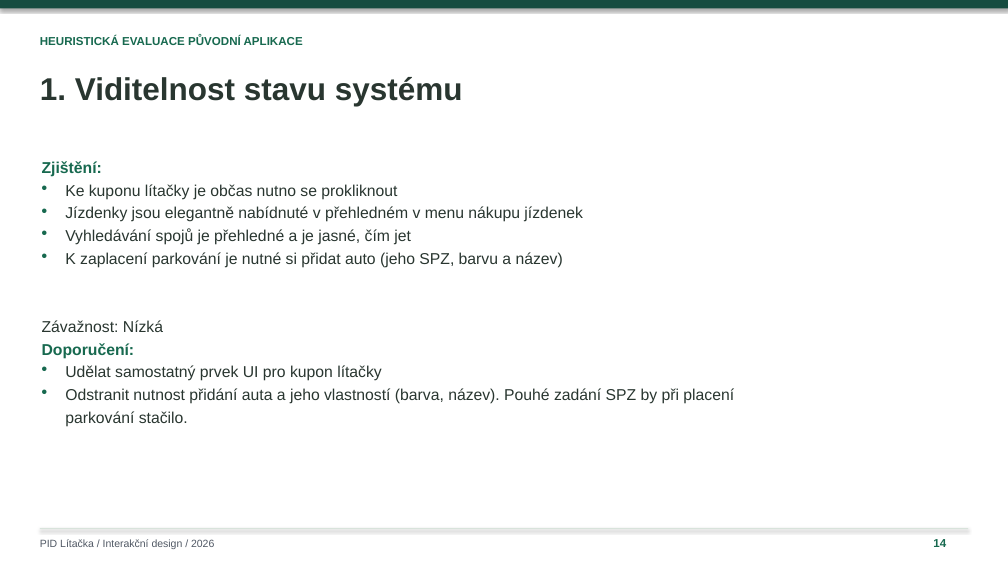
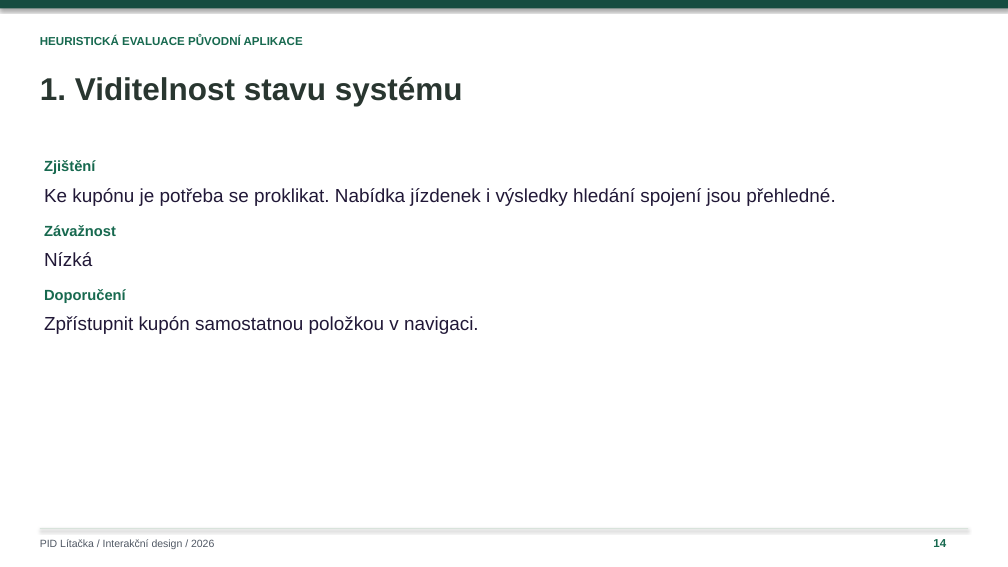
Before and after one commit to ShachPlay/ID_2026, a slide deck: slide 14 of PID-Litacka-Plichta-upravena.pptx. Drawn at 1008x567 pixels with LibreOffice and Linux fonts; fonts in the diff are those of the drawing. Boxes give left, top, right and bottom in pixels: in the first picture for what was removed or moved away, otherwise in the second. Text is boxed around its words. In the diff, an @@ line names an element or a change of style, - is before the commit and + after.

```diff
--- a/PID-Litacka-Plichta-upravena.pptx
+++ b/PID-Litacka-Plichta-upravena.pptx
@@ text at <box>44,160,95,174</box>: text changed; size 15 to 14 pt @@
-Zjištění:
+Zjištění
@@ text removed at <box>42,200,1006,224</box> @@
-•
@@ text at <box>44,188,835,206</box>: text changed; size 15 to 18 pt; text colour #17694F to #211837; bold off @@
-•
+Ke kupónu je potřeba se proklikat. Nabídka jízdenek i výsledky hledání spojení jsou přehledné.
@@ text removed at <box>65,206,583,222</box> @@
-Jízdenky jsou elegantně nabídnuté v přehledném v menu nákupu jízdenek
@@ text at <box>44,225,116,236</box>: text changed; size 15 to 14 pt; text colour #293630 to #17694F; bold on @@
-Ke kuponu lítačky je občas nutno se prokliknout
+Závažnost
@@ text removed at <box>65,228,411,245</box> @@
-Vyhledávání spojů je přehledné a je jasné, čím jet
@@ text removed at <box>42,246,1006,269</box> @@
-•
@@ text at <box>44,252,92,266</box>: text changed; size 15 to 18 pt; text colour #293630 to #211837 @@
-Závažnost: Nízká
+Nízká
@@ text removed at <box>65,252,563,268</box> @@
-K zaplacení parkování je nutné si přidat auto (jeho SPZ, barvu a název)
@@ text at <box>44,289,126,303</box>: text changed; size 15 to 14 pt @@
-Doporučení:
+Doporučení
@@ text at <box>44,316,479,334</box>: text changed; size 15 to 18 pt; text colour #17694F to #211837; bold off @@
-•
+Zpřístupnit kupón samostatnou položkou v navigaci.
@@ text removed at <box>42,359,1006,383</box> @@
-•
@@ text removed at <box>42,382,1006,405</box> @@
-•
@@ text removed at <box>65,365,382,381</box> @@
-Udělat samostatný prvek UI pro kupon lítačky
@@ text removed at <box>65,388,734,404</box> @@
-Odstranit nutnost přidání auta a jeho vlastností (barva, název). Pouhé zadání SPZ by při placení
@@ text removed at <box>65,411,188,427</box> @@
-parkování stačilo.
```
Also in this commit, not shown: 7 other slides changed, 1 slide added, 1 slide removed.
